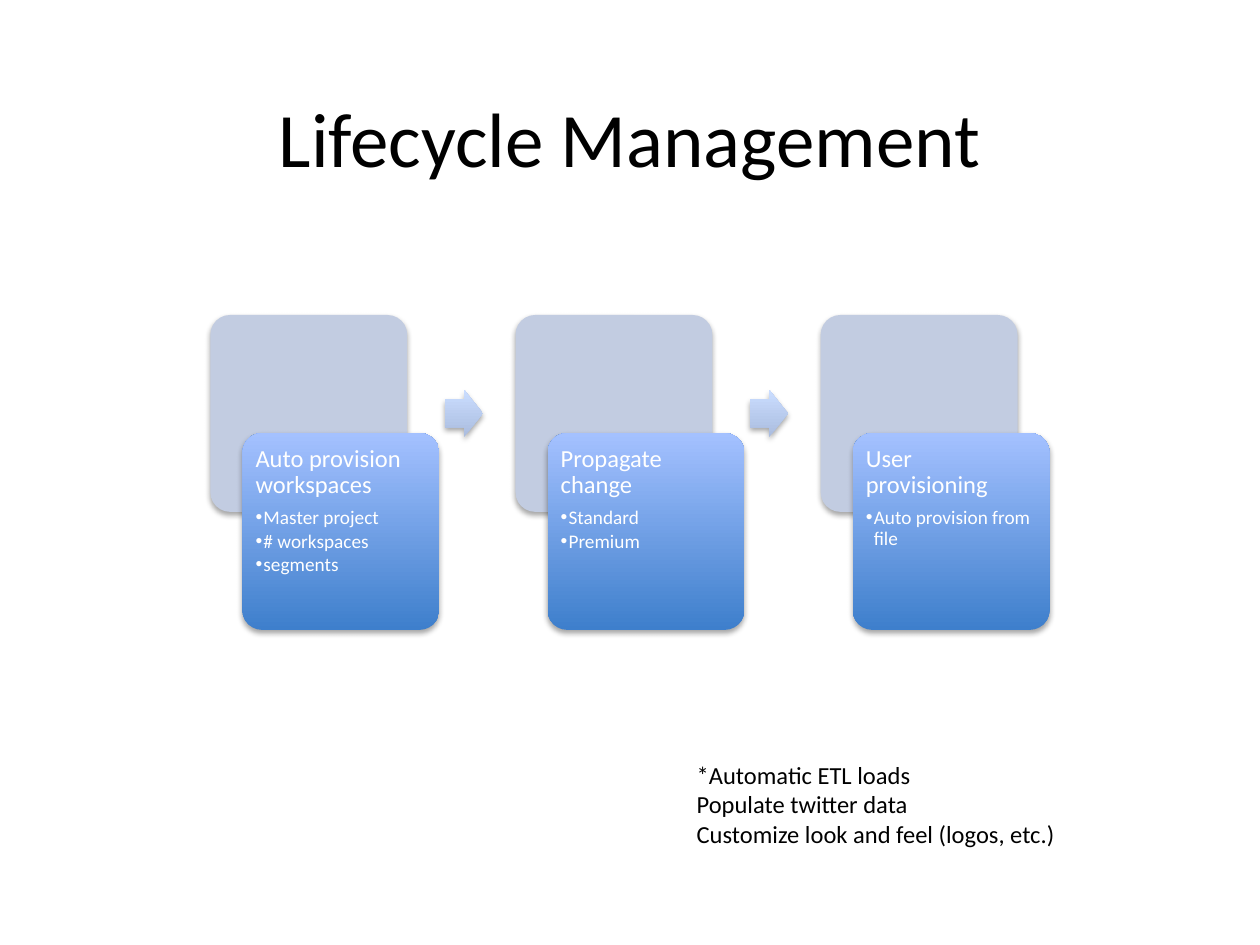
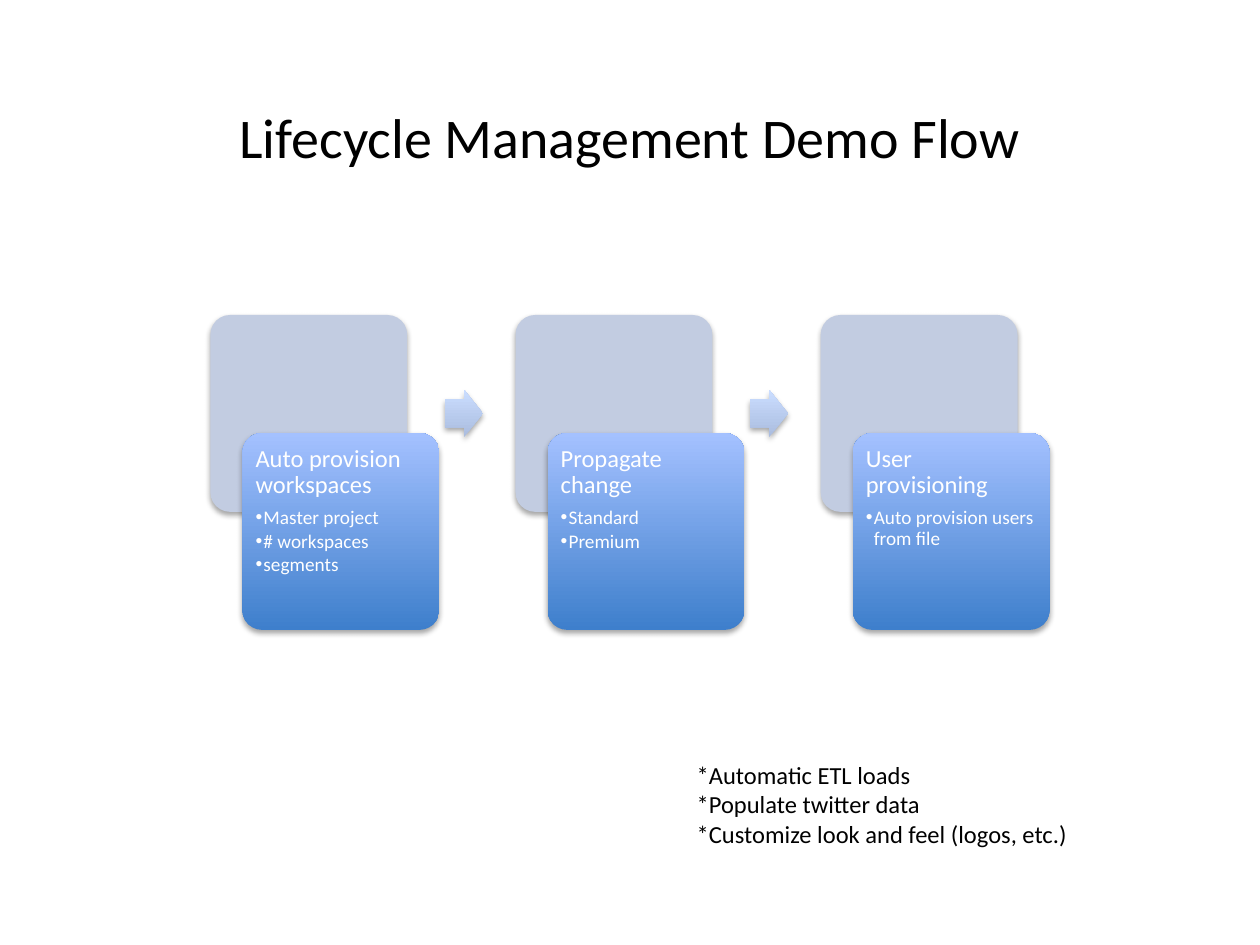
Before and after one commit to mankerious/LCM-demo, a slide deck: slide 1 of Demo Flow.pptx. Drawn at 1260x945 pixels with LibreOffice and Linux fonts; fonts in the diff are those of the drawing. Boxes give left, top, right and bottom in pixels: in the first picture for what was removed or moved away, otherwise in the second. Text is boxed around its words. In the diff, an @@ line names an element or a change of style, - is before the commit and + after.

Commit message:
added demo flow doc and updated slim files

```diff
--- a/Demo Flow.pptx
+++ b/Demo Flow.pptx
@@ title at box(239, 119, 1019, 168): text changed; size 44 to 32 pt @@
-Lifecycle Management
+Lifecycle Management Demo Flow
@@ text at box(866, 511, 1033, 545): text changed @@
-  •• Auto provision from file
+  •• Auto provision users from file
@@ text at box(697, 795, 1066, 848): text changed @@
-Populate twitter data
-Customize look and feel (logos, etc.)
+*Populate twitter data
+*Customize look and feel (logos, etc.)
```
Also in this commit, not shown: 1 slide added, 6 other files.
